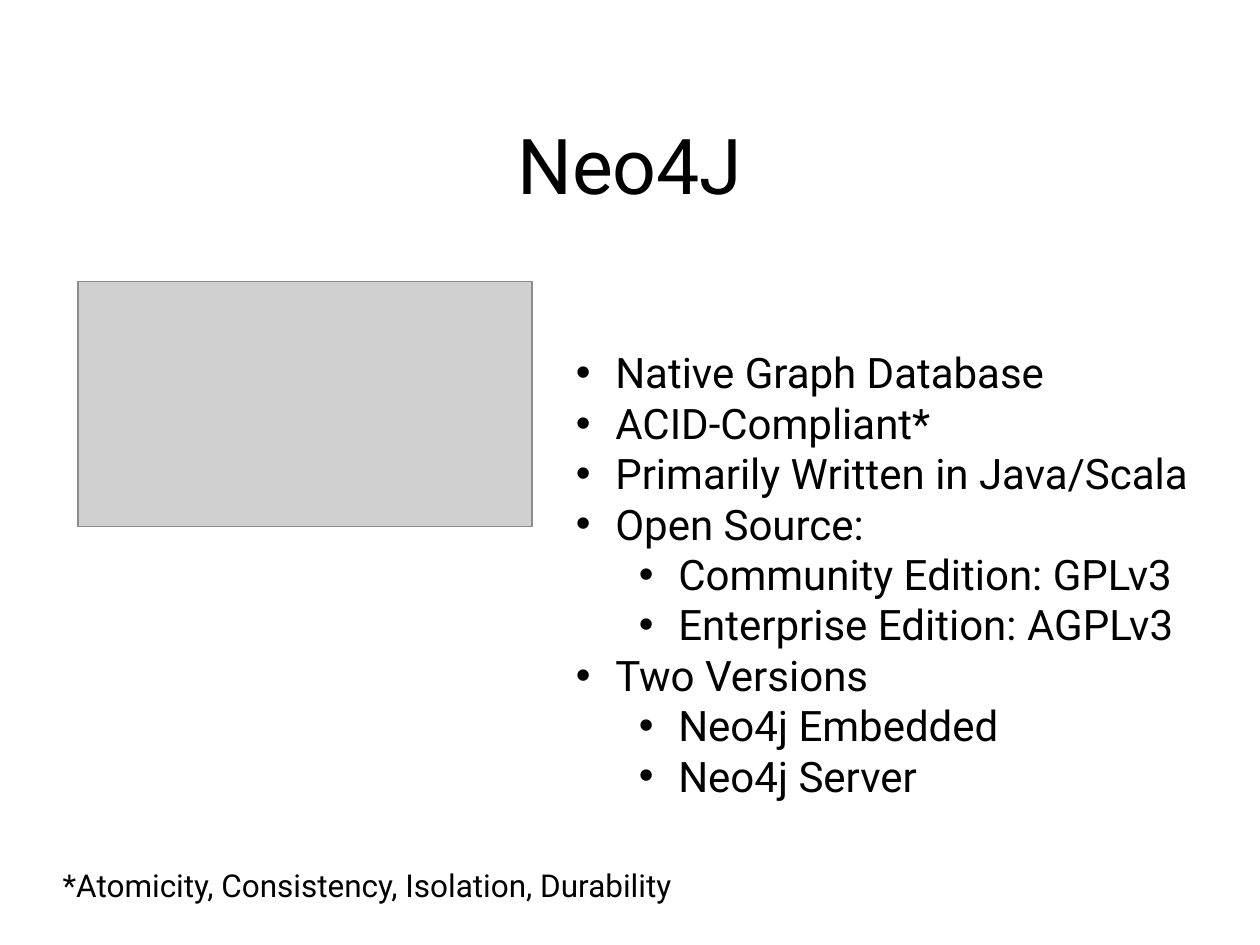
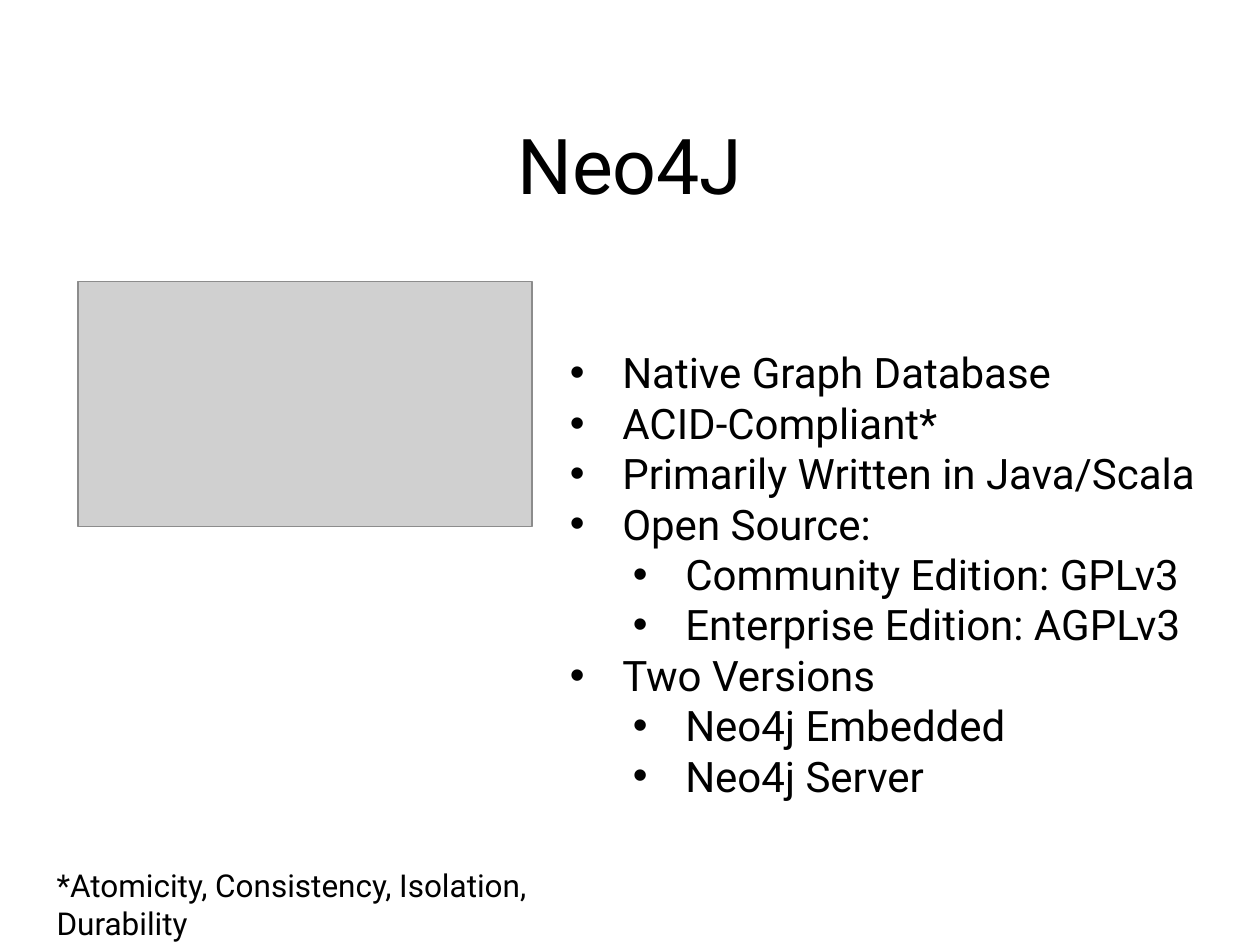
Before and after one commit to HeardLibrary/graphs-without-ontologies, a slide deck: slide 5 of vivo.pptx. Drawn at 1260x945 pixels with LibreOffice and Linux fonts; fonts in the diff are those of the drawing; grey boxes stand for pictures; background and template pictures are left out. Boxes give left, top, right and bottom in pixels: in the first picture for what was removed or moved away, otherwise in the second. Text is boxed around its words. In the diff, an @@ line names an element or a change of style, - is before the commit and + after.

```diff
--- a/vivo.pptx
+++ b/vivo.pptx
@@ text "Native Graph Database" at (622, 356, 1195, 801): indent changed @@
@@ text "*Atomicity, Consistency, Isolation, Durability" rewrapped from (63, 873, 671, 904) to (57, 873, 526, 942) @@
```
Also in this commit, not shown: 5 other slides changed, 4 slides added.
